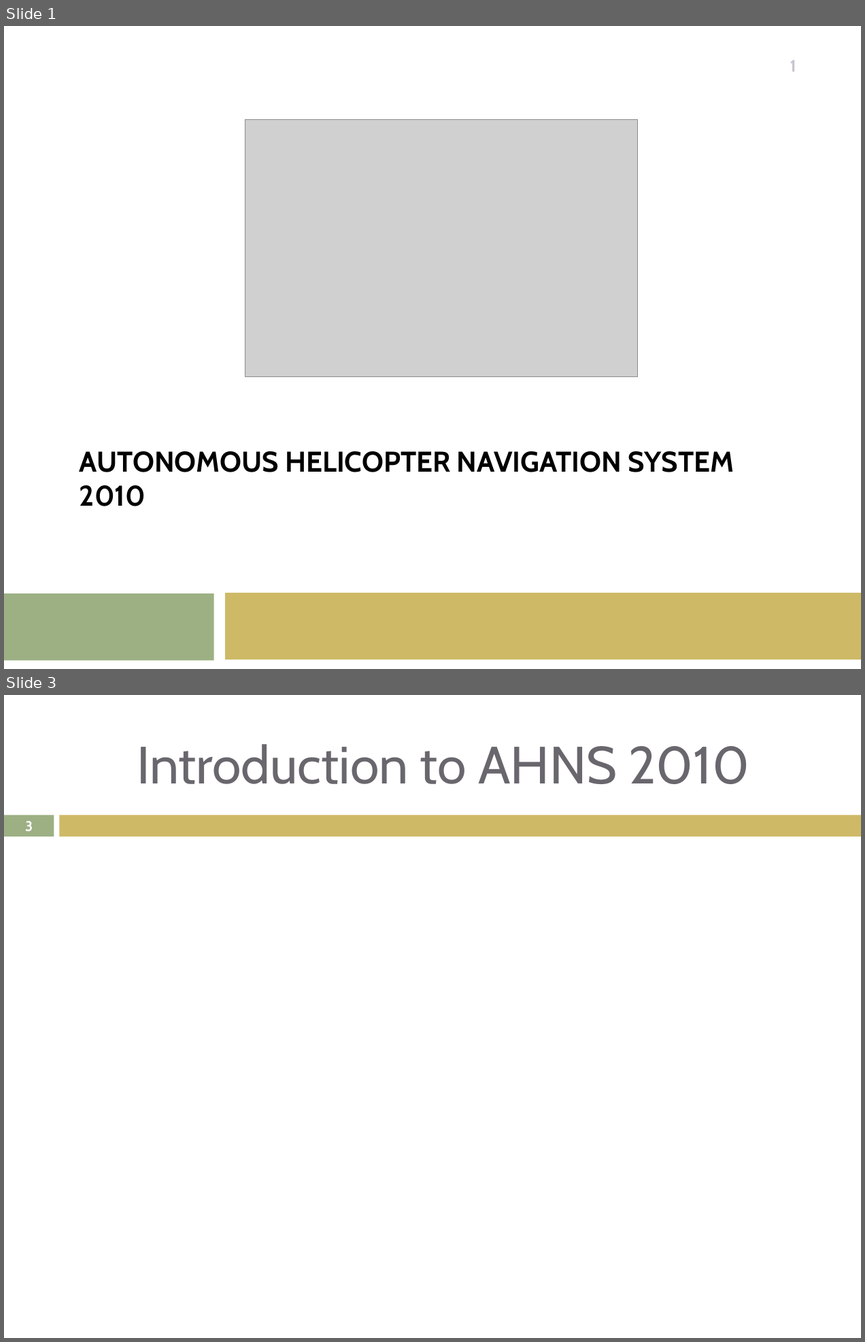
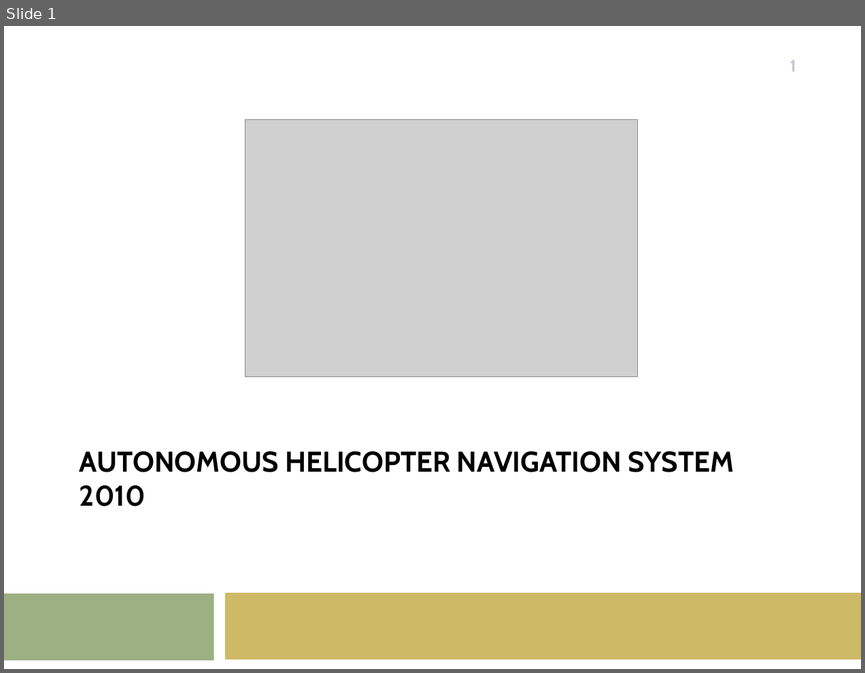
Before and after one commit to lijian8/ahns10, a slide deck: docproject/official_ahns/presentations/Hamilton_semester1.pptx. Shown one above the other, each under a label of ours: slides 1 and 3 before the commit, slide 1 after it; the slides between them are not shown. The pictures are 865x1342 and 865x673 pixels, drawn with LibreOffice and Linux fonts; fonts in the diff are those of the drawing; grey boxes stand for pictures. Boxes give left, top, right and bottom in pixels: in the first picture for what was removed or moved away, otherwise in the second. Text is boxed around its words. In the diff, an @@ line names an element or a change of style, - is before the commit and + after.

```diff
--- a/docproject/official_ahns/presentations/Hamilton_semester1.pptx
+++ b/docproject/official_ahns/presentations/Hamilton_semester1.pptx
@@ slide 3 removed at (x1=4, y1=695, x2=861, y2=1338), background #FFFFFF @@
@@ title removed at (x1=137, y1=744, x2=749, y2=784) @@
-Introduction to AHNS 2010
@@ rectangle removed at (x1=4, y1=815, x2=54, y2=836) @@
@@ rectangle removed at (x1=60, y1=815, x2=861, y2=836) @@
@@ page number removed at (x1=25, y1=821, x2=33, y2=831) @@
-3
```
Also in this commit, not shown: 2 slides changed, 13 slides added, 4 other slides removed.
